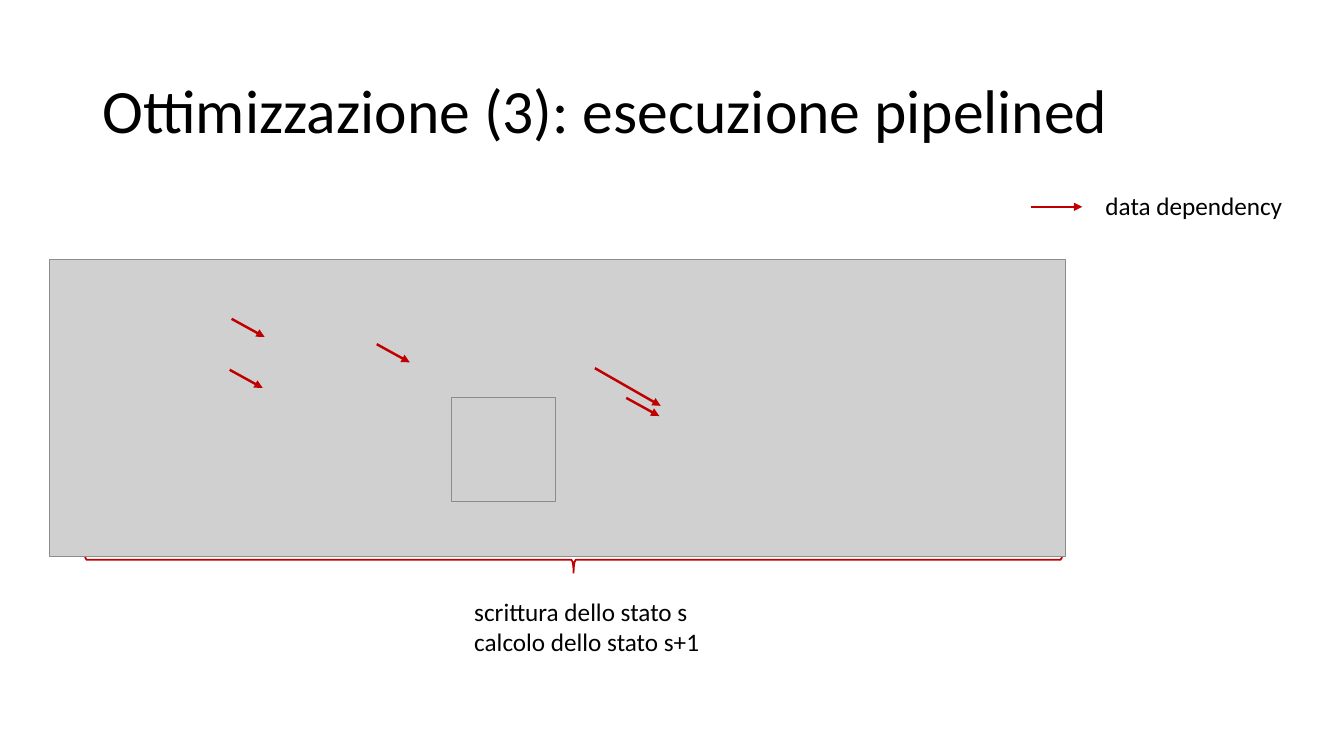
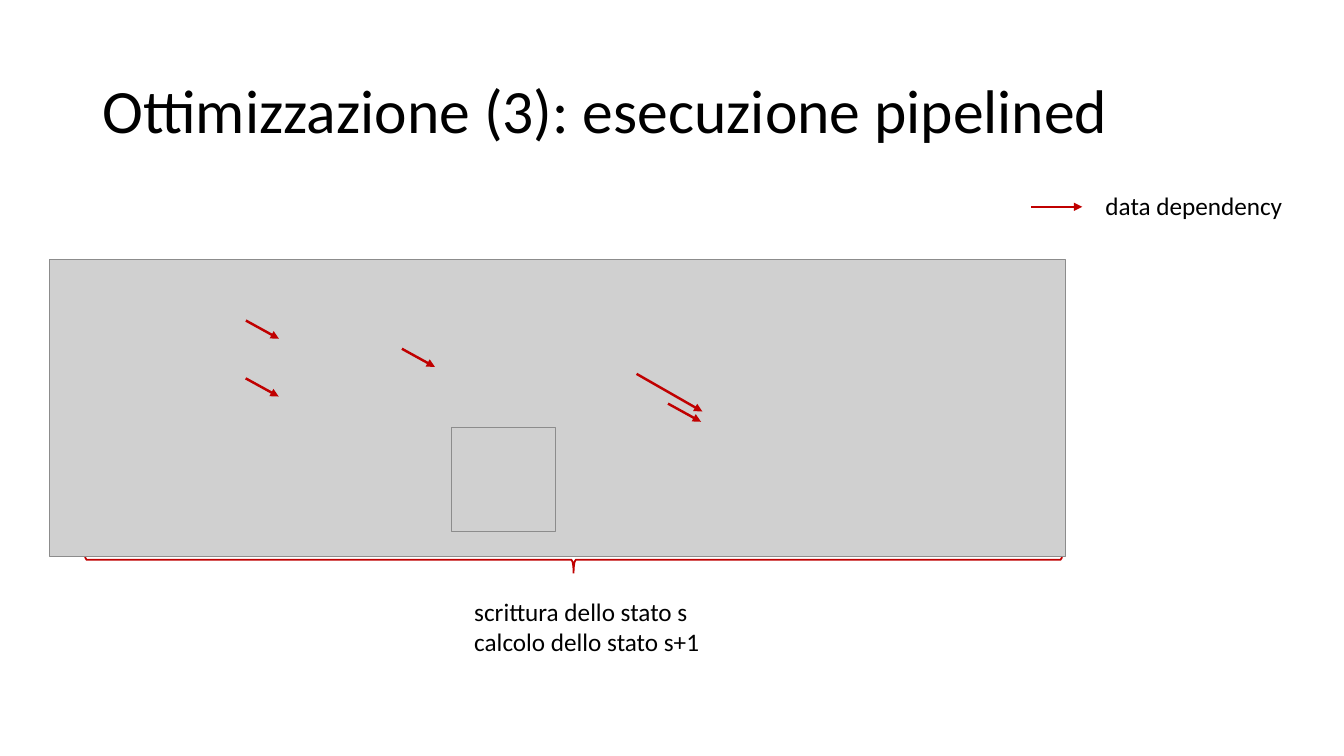
Before and after one commit to piepor/particles-simulation-parallel, a slide deck: slide 10 of presentazione/presentazione.pptx. Drawn at 1344x756 pixels with LibreOffice and Linux fonts; fonts in the diff are those of the drawing; grey boxes stand for pictures. Boxes give left, top, right and bottom in pixels: in the first picture for what was removed or moved away, otherwise in the second. Text is boxed around its words. In the diff, an @@ line names an element or a change of style, - is before the commit and + after.

Commit message:
[WIP] presentazione

```diff
--- a/presentazione/presentazione.pptx
+++ b/presentazione/presentazione.pptx
@@ arrow moved from (232, 319) - (265, 337) to (246, 321) - (279, 339) @@
@@ arrow moved from (377, 344) - (410, 362) to (402, 349) - (436, 367) @@
@@ arrow moved from (230, 370) - (263, 388) to (246, 378) - (279, 396) @@
@@ arrow moved from (595, 368) - (660, 406) to (637, 374) - (703, 411) @@
@@ arrow moved from (626, 398) - (659, 416) to (668, 403) - (701, 421) @@
@@ picture: place and size @@
-picture at <box>452,398,556,502</box>
+picture at <box>452,427,556,531</box>
```
Also in this commit, not shown: 3 other slides changed, 4 slides added, 3 other files.
